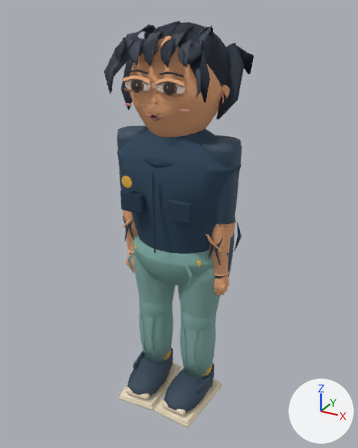
The Blender file models/atrium/residents/chen.blend, before and after one commit.
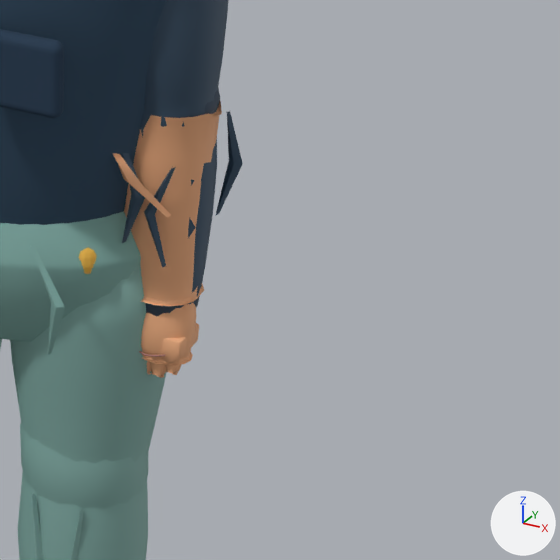
The first picture shows the older version from a camera (50 mm lens) standing at (0.999, -1.796, 1.809) and looking at (0.014, -0.004, 0.913). The close-ups show the older and then the newer version on the part from 49% to 92% of the width and 43% to 77% of the height of that picture. Only the edits that show in the close-ups are written down. Every picture has the same lights, and +X, +Y and +Z are marked at lower right.

Names of what the first close-up shows: 'HipLoadFold_1', 'Jacket welt pocket_1', 'SkinnedArticulationCore', 'SkinnedArticulationDetail', 'Torso', 'TrouserSeat' and 1 more.
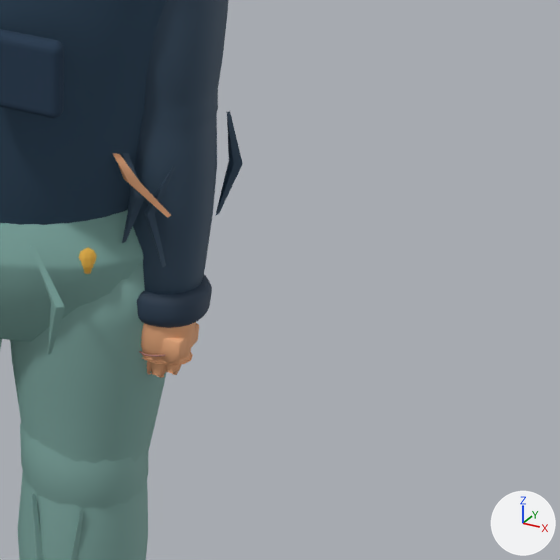
Where the newer file only moved an object's origin or applied its transform, the numbers keep the older frame.

Edits to the bpy script that builds the scene:
```text
Change me_skinnedarticulationcoremesh:
    used by ob_skinnedarticulationcore; location = (0.0, 0.0, 0.0)
    remove me_skinnedarticulationcoremesh.from_pydata(...)  # 4722 vertices, 8980 faces; spans x -0.288..0.288, y -0.251..0.101, z 0.002..1.315
    add me_skinnedarticulationcoremesh.from_pydata(...)  # 6010 vertices, 11524 faces; spans x -0.288..0.288, y -0.251..0.101, z 0.002..1.315
    me_skinnedarticulationcoremesh part 1: the loose piece of 130 vertices spanning x 0.165..0.278, y -0.053..0.05, z 0.939..1.005 is deleted
    me_skinnedarticulationcoremesh part 2: 182 vertices removed from x 0.164..0.286, y -0.057..0.051, z 0.722..0.978; 956 vertices added at x 0.136..0.279, y -0.053..0.053, z 0.611..0.74
    other edits to the shape of me_skinnedarticulationcoremesh do not show in these pictures
```

Boxes [x1, y1, x2, y2] around the edits, measured in the close-ups (560 x 560 px):
part 1 of me_skinnedarticulationcoremesh, deleted (mostly hidden)
    before: [205, 88, 220, 114]
part 2 of me_skinnedarticulationcoremesh, cut back
    before: [124, 101, 222, 306]
    after: [137, 275, 212, 378]
